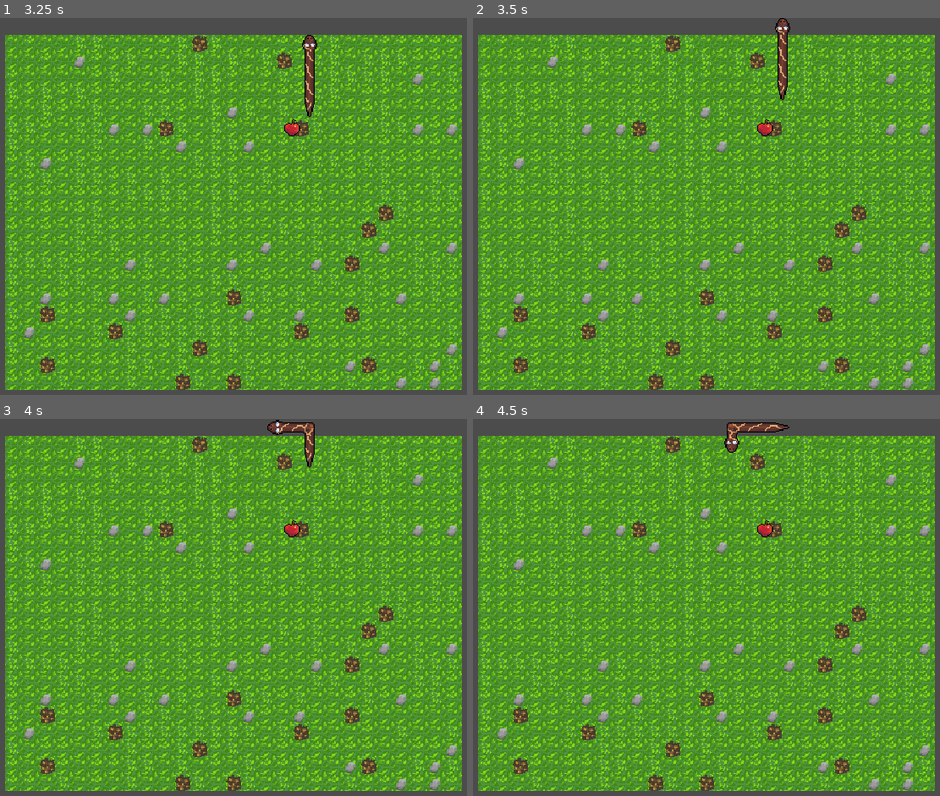
Above: before the commit, frames 1-4 (two rows, left to right).
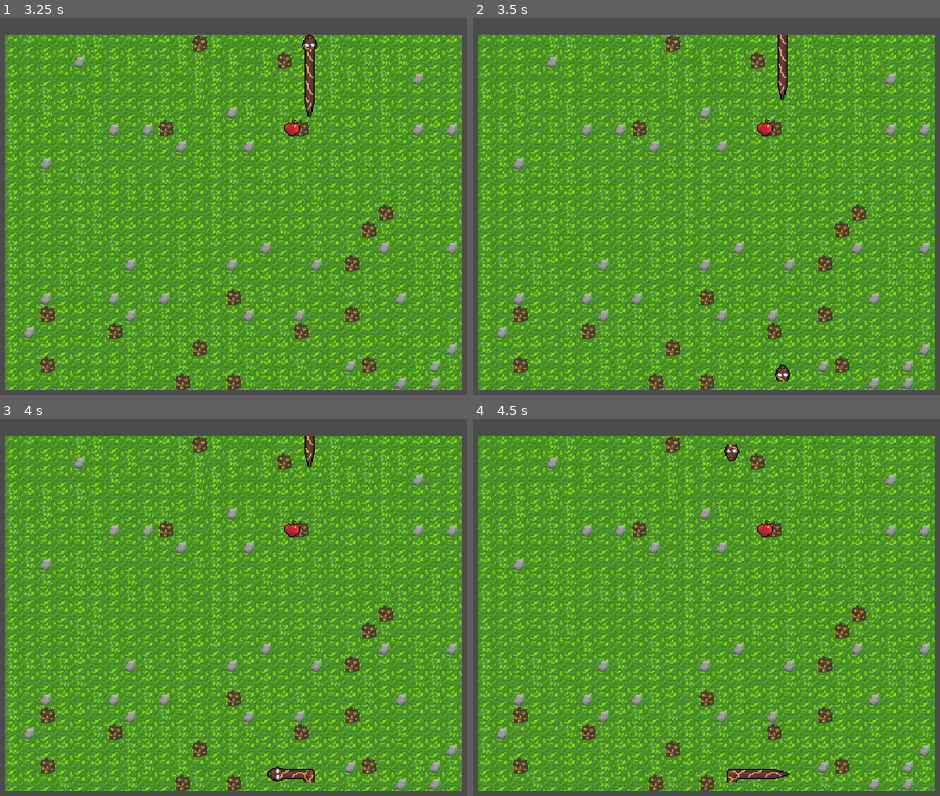
Above: after the commit, the same moments.

Repository: lukeshiner/snake_godot
Game: Godot game, scene res://world/World.tscn
Two runs of this game, one before a commit and one after it. Both use one fixed random seed, a clock stepped at 60 frames per second and the inputs below.
Inputs:
- Up to frame 1 (3.25 s): hold W (up) 0.53-2.03 s; hold A (left) from 2.03 s (still down)
- Up to frame 2 (3.5 s): keep holding A (left)
- Up to frame 3 (4 s): release A (left) at 3.53 s; hold S (down) from 3.53 s (still down)
- Up to frame 4 (4.5 s): release S (down) at 4.28 s; hold D (right) from 4.28 s (still down)

Frame 1 is identical in both runs. In frame 2, 0.2% of the frame differs, in the area x 64-68%, y 0-97%; in frame 3, 0.6%; in frame 4, 0.9%, in the area x 53-68%, y 0-97%.

Commit message:
feat: Implement screen wrap

Diff:
--- a/snake/SnakeHead.gd
+++ b/snake/SnakeHead.gd
@@ -8,10 +8,12 @@
 const directions = [Vector2.UP, Vector2.LEFT, Vector2.RIGHT, Vector2.DOWN]
 var direction = Vector2.RIGHT
 var next_direction = direction
+var moved_from = Vector2.ZERO
 var apple_eaten = false
 
 onready var head = $SnakeSectionSprite
 onready var sections = [head]
+onready var playArea = get_tree().current_scene.get_node("PlayArea")
 
 func _ready():
 	randomize()
@@ -25,6 +27,8 @@
 			head.global_position,
 			Vector2(head.global_position.x - sprite_size*(i+1), head.global_position.y)
 		)
+	moved_from = head.global_position
+	moved_from.x -= sprite_size
 	set_tail()
 
 func add_section(location, previous, next):
@@ -65,6 +69,28 @@
 	else:
 		apple_eaten = false
 
+func wrap_world():
+	var exited_direction = playArea.exited_direction(head.global_position)
+	if exited_direction == Vector2.RIGHT:
+		head.global_position.x = playArea.left.global_position.x + sprite_size
+		moved_from = head.global_position
+		moved_from.x -= sprite_size
+	elif exited_direction == Vector2.LEFT:
+		head.global_position.x = playArea.right.global_position.x - sprite_size
+		moved_from = head.global_position
+		moved_from.x += sprite_size
+	elif exited_direction == Vector2.UP:
+		head.global_position.y = playArea.bottom.global_position.y - sprite_size
+		moved_from = head.global_position
+		moved_from.y += sprite_size
+	elif exited_direction == Vector2.DOWN:
+		head.global_position.y = playArea.top.global_position.y + sprite_size
+		moved_from = head.global_position
+		moved_from.y -= sprite_size
+	else:
+		moved_from = sections[1].global_position
+
+
 func _on_Timer_timeout():
 	update_direction()
 	var old_location = head.global_position
@@ -74,9 +100,10 @@
 	add_section(
 		old_location,
 		head.global_position,
-		sections[1].global_position
+		moved_from
 	)
 	update_length()
+	wrap_world()
 
 
 func _on_Area2D_area_entered(area):
--- /dev/null
+++ b/world/PlayArea.gd
@@ -0,0 +1,27 @@
+extends Node2D
+
+onready var top = $Top
+onready var left = $Left
+onready var bottom = $Bottom
+onready var right = $Right
+
+func is_inside(location):
+	if (location.y >= top.global_position.y
+		and location.y <= bottom.global_position.y
+		and location.x >= left.global_position.x
+		and location.x <= right.global_position.x):
+			return true
+	else:
+		return false
+
+func exited_direction(location):
+	var direction = Vector2.ZERO
+	if location.y <= top.global_position.y:
+		direction.y = -1
+	if location.y >= bottom.global_position.y:
+		direction.y = 1
+	if location.x <= left.global_position.x:
+		direction.x = -1
+	if location.x >= right.global_position.x:
+		direction.x = 1
+	return direction
--- /dev/null
+++ b/world/PlayArea.tscn
@@ -0,0 +1,18 @@
+[gd_scene load_steps=2 format=2]
+
+[ext_resource path="res://world/PlayArea.gd" type="Script" id=1]
+
+[node name="PlayArea" type="Node2D"]
+script = ExtResource( 1 )
+
+[node name="Top" type="Node2D" parent="."]
+position = Vector2( 0, -8 )
+
+[node name="Left" type="Node2D" parent="."]
+position = Vector2( -8, 0 )
+
+[node name="Bottom" type="Node2D" parent="."]
+position = Vector2( 0, 8 )
+
+[node name="Right" type="Node2D" parent="."]
+position = Vector2( 8, 0 )
--- a/world/World.tscn
+++ b/world/World.tscn
@@ -1,9 +1,10 @@
-[gd_scene load_steps=7 format=2]
+[gd_scene load_steps=8 format=2]
 
 [ext_resource path="res://world/world.png" type="Texture" id=1]
 [ext_resource path="res://snake/SnakeHead.tscn" type="PackedScene" id=2]
 [ext_resource path="res://world/grass.png" type="Texture" id=3]
 [ext_resource path="res://apple/Apple.tscn" type="PackedScene" id=4]
+[ext_resource path="res://world/PlayArea.tscn" type="PackedScene" id=5]
 
 [sub_resource type="TileSet" id=1]
 0/name = "world.png 0"
@@ -73,3 +74,19 @@
 
 [node name="SnakeHead" parent="." instance=ExtResource( 2 )]
 position = Vector2( 176, 104 )
+
+[node name="PlayArea" parent="." instance=ExtResource( 5 )]
+
+[node name="Top" parent="PlayArea" index="0"]
+position = Vector2( 240, 16 )
+
+[node name="Left" parent="PlayArea" index="1"]
+position = Vector2( 16, 187.525 )
+
+[node name="Bottom" parent="PlayArea" index="2"]
+position = Vector2( 240, 352 )
+
+[node name="Right" parent="PlayArea" index="3"]
+position = Vector2( 448, 187.525 )
+
+[editable path="PlayArea"]
